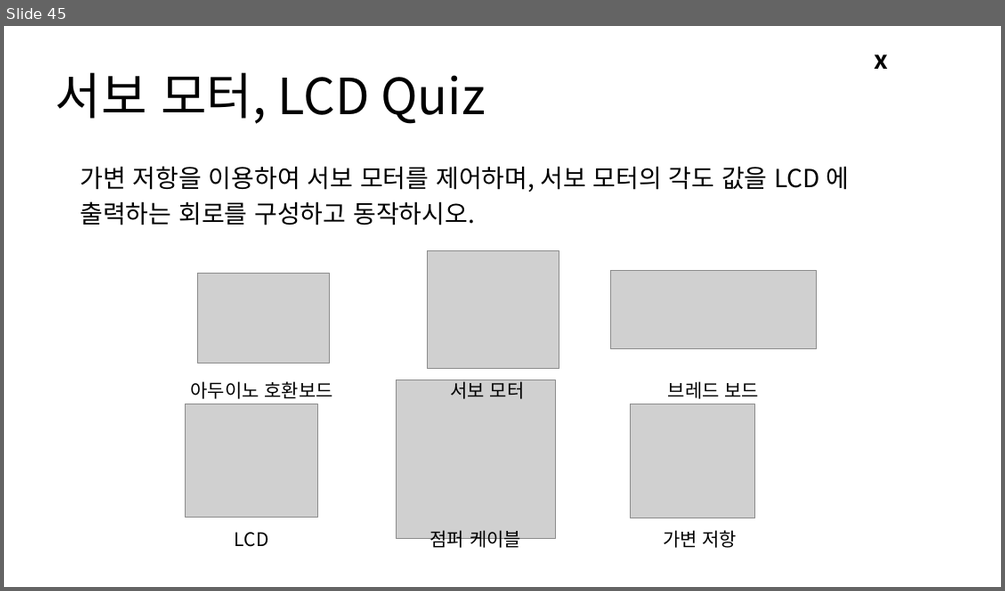
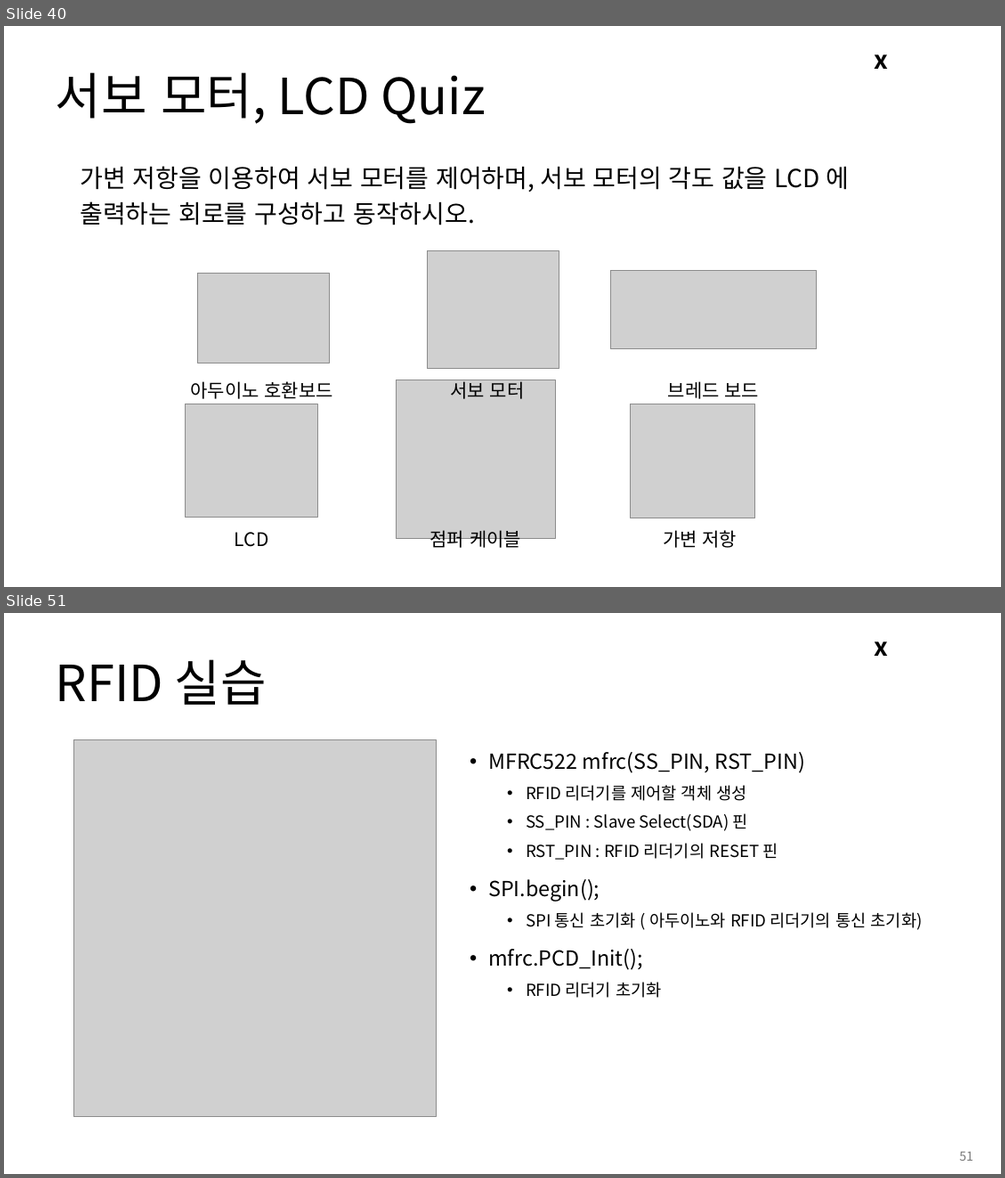
Before and after one commit to Leader-Lesson/KDT_RE_3rd, a slide deck: material/Arduino/03_아두이노 활용하기 2.pptx. Shown one above the other, each under a label of ours: slide 45 before the commit, slides 40 and 51 after it; the slides between them are not shown. The pictures are 1005x591 and 1005x1178 pixels, drawn with LibreOffice and Linux fonts; fonts in the diff are those of the drawing; grey boxes stand for pictures; background and template pictures are left out. Boxes give left, top, right and bottom in pixels: in the first picture for what was removed or moved away, otherwise in the second. Text is boxed around its words. In the diff, an @@ line names an element or a change of style, - is before the commit and + after.

```diff
--- a/material/Arduino/03_아두이노 활용하기 2.pptx
+++ b/material/Arduino/03_아두이노 활용하기 2.pptx
@@ slide 51 added at box(4, 613, 1001, 1174), background #FFFFFF; not listed: 1 template element that a slide beside it also shows @@
@@ title added at box(56, 659, 267, 705), 48 pt, text #000000 @@
+RFID 실습
@@ picture added at box(73, 739, 437, 1116) @@
@@ text added at box(488, 752, 922, 997), 16 pt, text #000000 @@
+• MFRC522 mfrc(SS_PIN, RST_PIN)
+  • RFID 리더기를 제어할 객체 생성
+  • SS_PIN : Slave Select(SDA) 핀
+  • RST_PIN : RFID 리더기의 RESET 핀
+• SPI.begin();
+  • SPI 통신 초기화 ( 아두이노와 RFID 리더기의 통신 초기화)
+• mfrc.PCD_Init();
+  • RFID 리더기 초기화
@@ page number added at box(959, 1151, 973, 1160), 12 pt, text #797979 @@
+51
@@ what was slide 45 is now slide 40 @@
```
Also in this commit, not shown: 6 slides changed, 15 other slides added, 11 slides removed, 5 other files.
